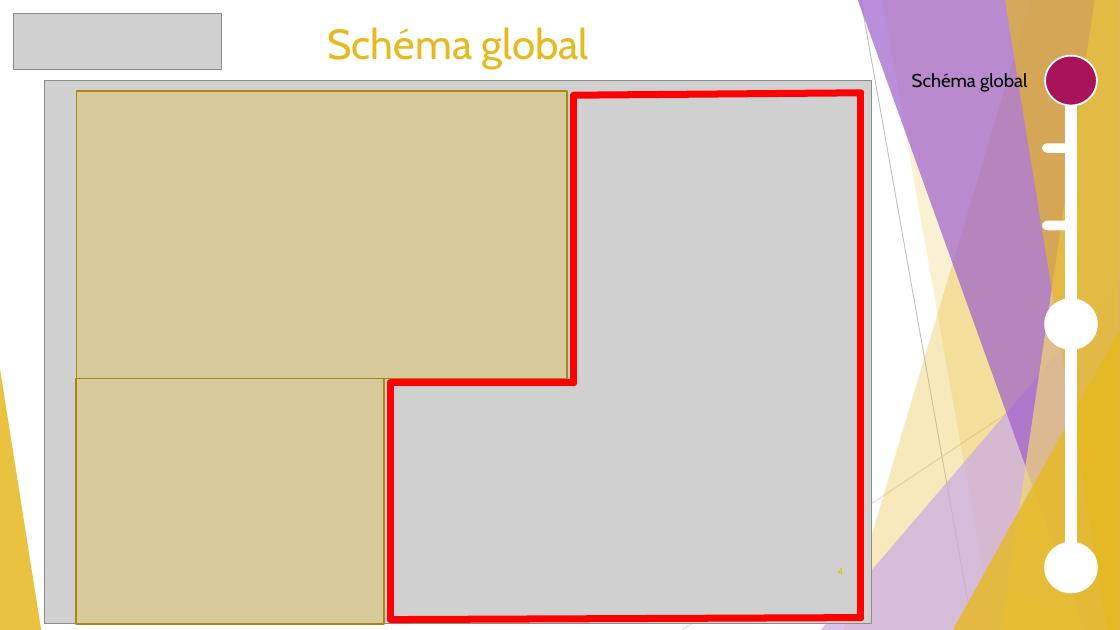
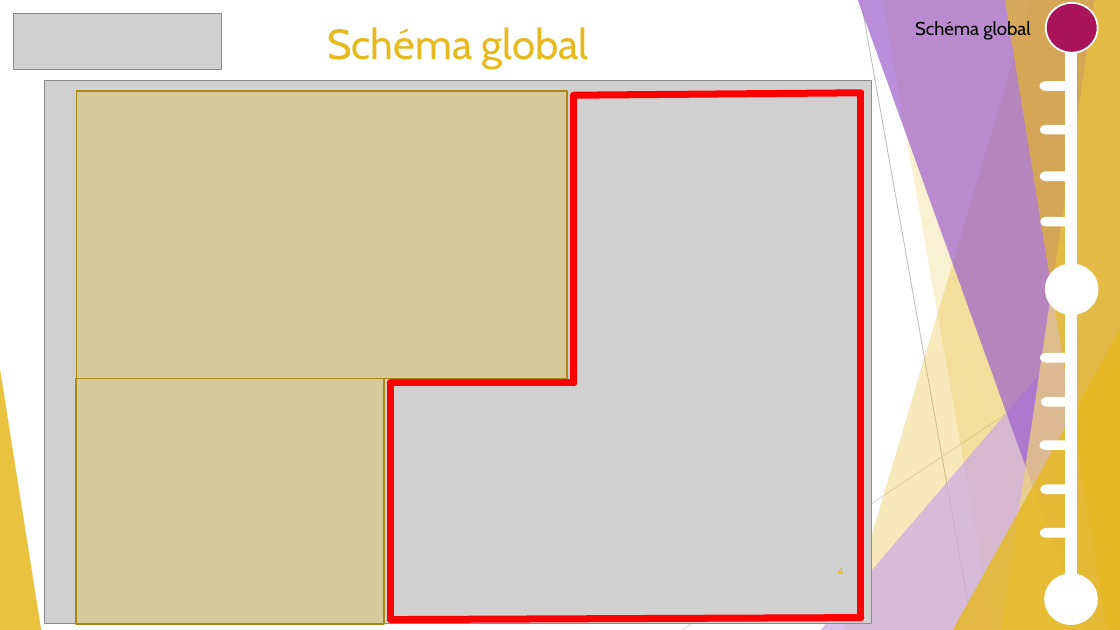
Before and after one commit to GuiguiMvn/Systeme-Escape-Game-Telethon, a slide deck: slide 4 of Cyril/Diapositives/Projet Théléton REVUE 2.pptx. Drawn at 1120x630 pixels with LibreOffice and Linux fonts; fonts in the diff are those of the drawing; grey boxes stand for pictures. Boxes give left, top, right and bottom in pixels: in the first picture for what was removed or moved away, otherwise in the second. Text is boxed around its words. In the diff, an @@ line names an element or a change of style, - is before the commit and + after.

```diff
--- a/Cyril/Diapositives/Projet Théléton REVUE 2.pptx
+++ b/Cyril/Diapositives/Projet Théléton REVUE 2.pptx
@@ text "Schéma global": place and size @@
-text "Schéma global" at box(912, 72, 1027, 93)
+text "Schéma global" at box(915, 19, 1030, 40)
@@ ellipse: place and size @@
-ellipse at box(1045, 55, 1097, 105)
+ellipse at box(1046, 3, 1098, 52)
@@ rectangle: place and size @@
-rectangle at box(1066, 74, 1075, 590)
+rectangle at box(1066, 16, 1075, 590)
@@ rectangle: place and size @@
-rectangle at box(1066, 92, 1075, 97)
+rectangle at box(1067, 40, 1076, 45)
@@ pill shape added at box(1040, 82, 1073, 90), fill #FFFFFF, outline #FFFFFF 1.5 pt @@
@@ rectangle removed at box(1066, 89, 1076, 97) @@
@@ pill shape: place and size @@
-pill shape at box(1044, 145, 1076, 152)
+pill shape at box(1041, 126, 1074, 134)
@@ pill shape added at box(1041, 172, 1074, 180), fill #FFFFFF, outline #FFFFFF 1.5 pt @@
@@ pill shape: place and size @@
-pill shape at box(1044, 222, 1076, 229)
+pill shape at box(1041, 218, 1074, 225)
@@ ellipse: place and size @@
-ellipse at box(1045, 299, 1097, 349)
+ellipse at box(1046, 265, 1098, 314)
@@ pill shape added at box(1041, 354, 1074, 361), fill #FFFFFF, outline #FFFFFF 1.5 pt @@
@@ pill shape added at box(1042, 398, 1075, 406), fill #FFFFFF, outline #FFFFFF 1.5 pt @@
@@ pill shape added at box(1040, 441, 1073, 449), fill #FFFFFF, outline #FFFFFF 1.5 pt @@
@@ pill shape added at box(1041, 486, 1074, 493), fill #FFFFFF, outline #FFFFFF 1.5 pt @@
@@ pill shape added at box(1041, 529, 1074, 537), fill #FFFFFF, outline #FFFFFF 1.5 pt @@
@@ ellipse: place and size @@
-ellipse at box(1045, 543, 1097, 592)
+ellipse at box(1045, 575, 1097, 624)
```
Also in this commit, not shown: 19 other slides changed, 3 slides added, 1 slide removed, 1 other file.
